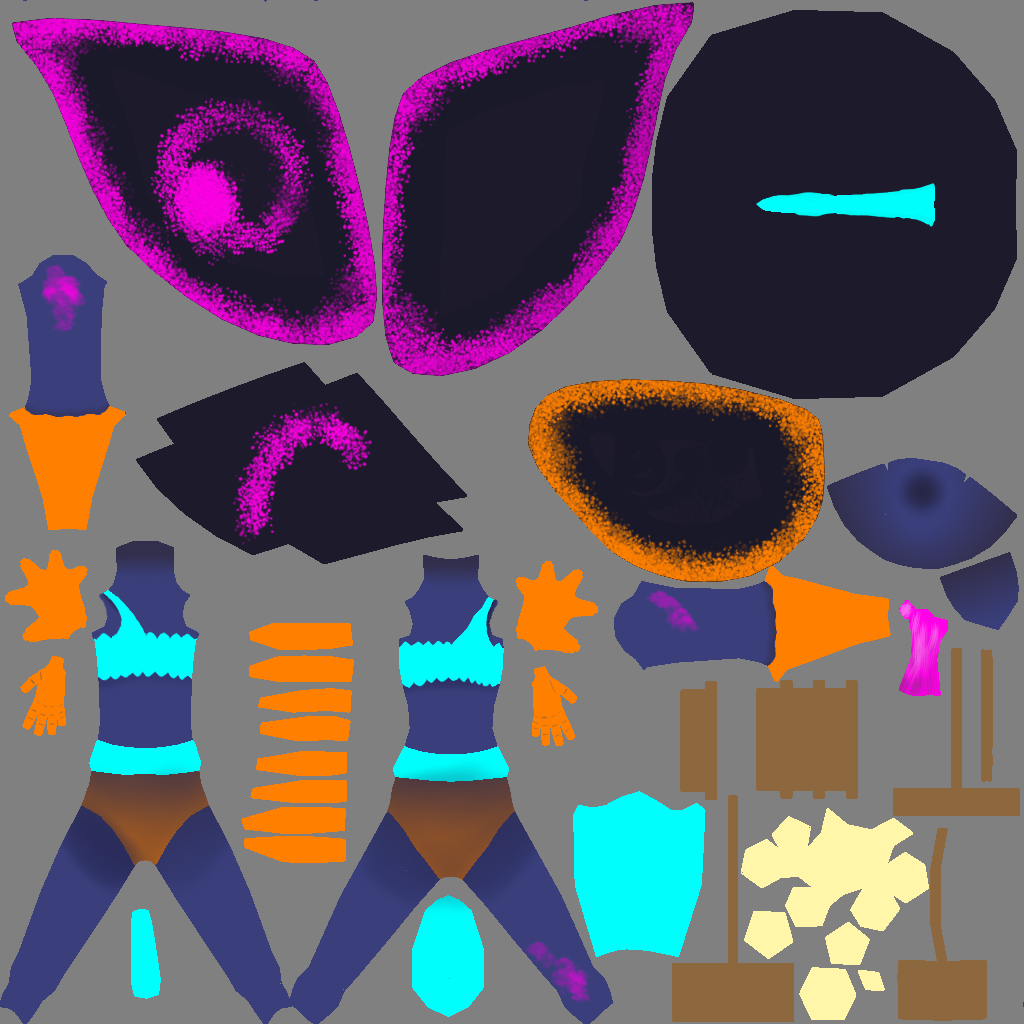
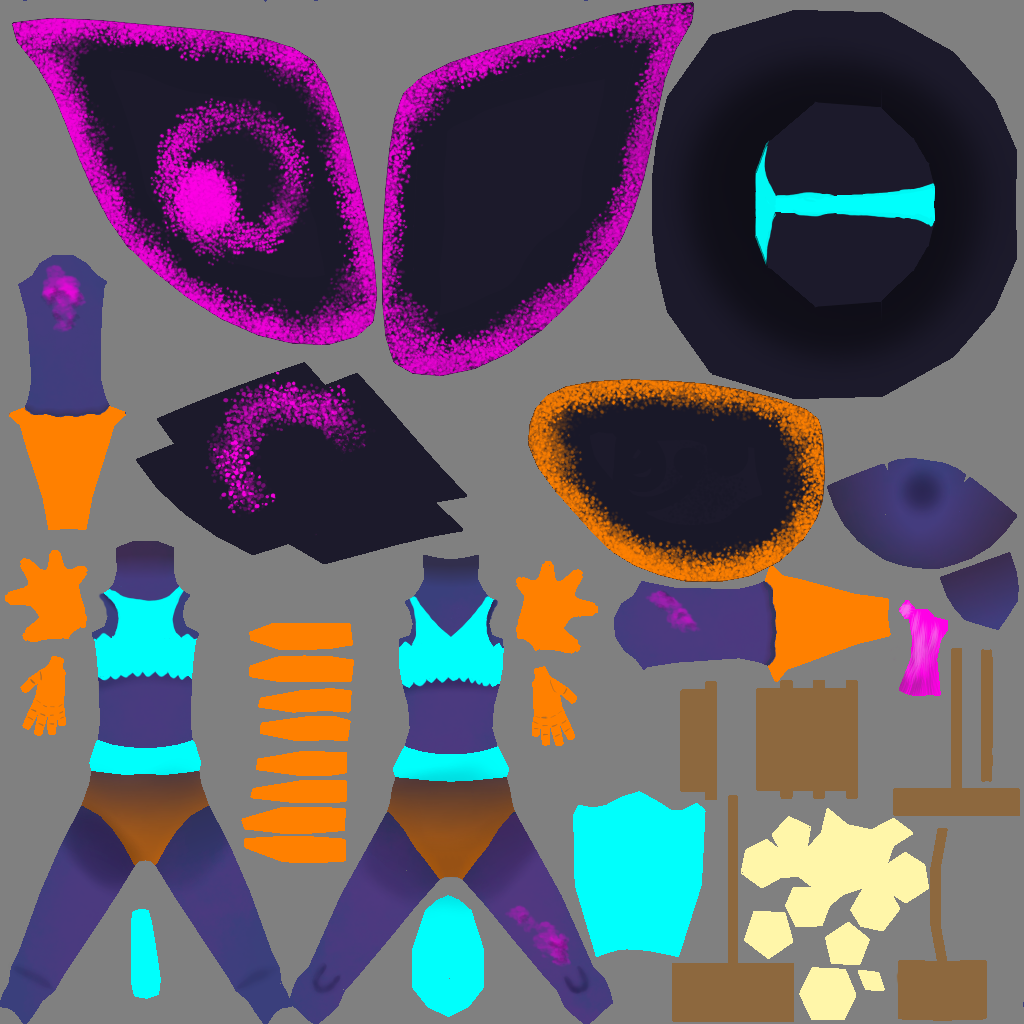
Before/after of a 1024px x 1024px layered artwork. What changed in the layer stack:
painted on "Asa Olho" over [256, 384, 376, 512]
"Sombras": opacity 100% → 61%, blend normal → multiply, moved it above "AsaMoxel", painted on it over [13, 45, 1019, 1024]
painted on "AsaMoxel" over [18, 45, 832, 640]
painted on "Detalhes" over [13, 45, 960, 1024]
added layer "ManchasPele" (14%) above "MoxelAtlas.png" over [13, 192, 1019, 1024]
painted on "MoxelAtlas.png" over [13, 45, 1019, 1024]
